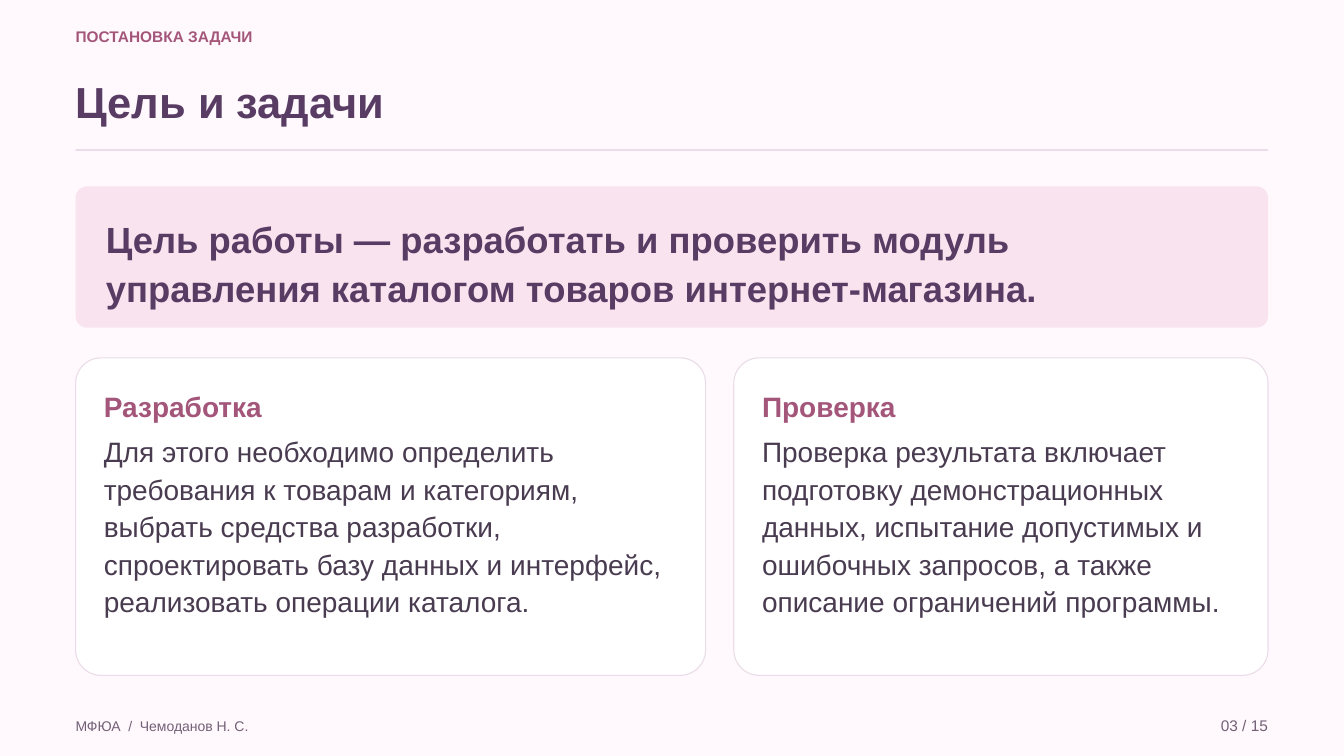
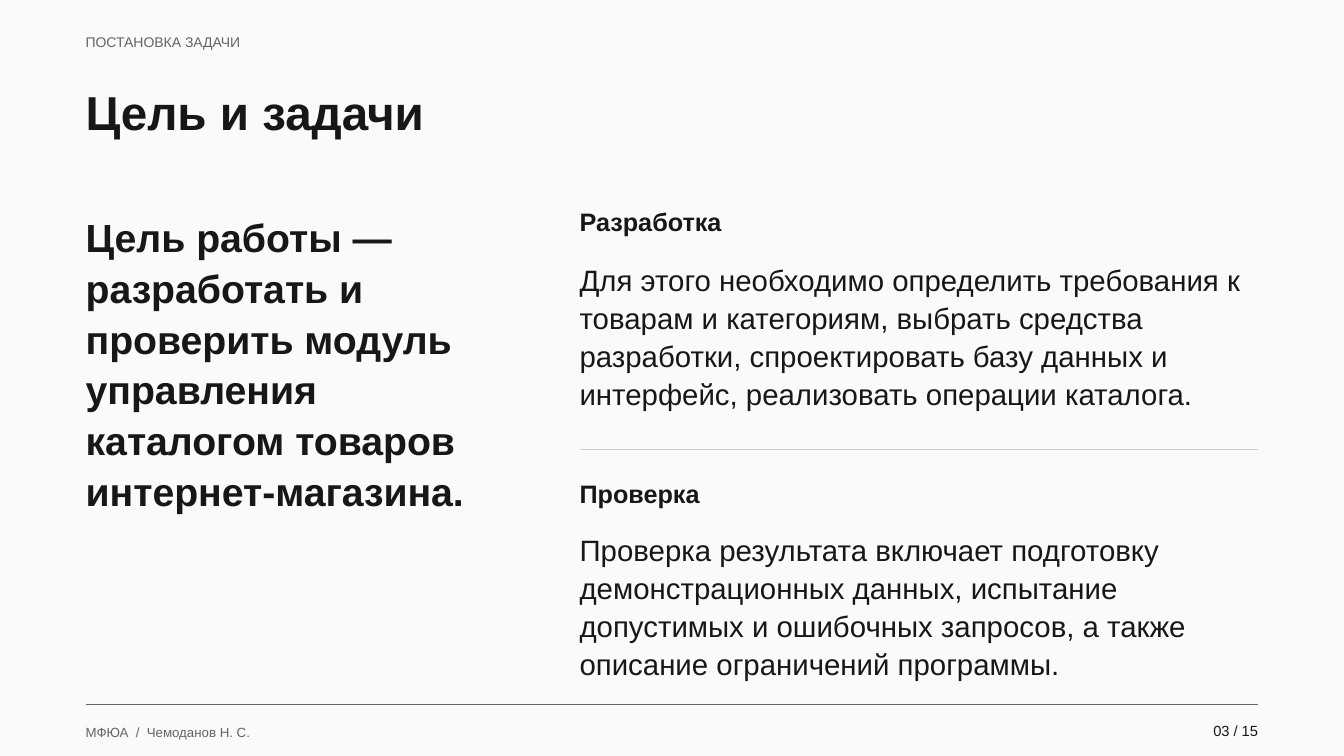
Before and after one commit to Koryza/kyyyyyrsach, a slide deck: slide 3 of docs/defense/catalog_defense.pptx. Drawn at 1344x756 pixels with LibreOffice and Linux fonts; fonts in the diff are those of the drawing. Boxes give left, top, right and bottom in pixels: in the first picture for what was removed or moved away, otherwise in the second. Text is boxed around its words. In the diff, an @@ line names an element or a change of style, - is before the commit and + after.

```diff
--- a/docs/defense/catalog_defense.pptx
+++ b/docs/defense/catalog_defense.pptx
@@ background #FFF8FC to #FAFAF9 @@
@@ text "ПОСТАНОВКА ЗАДАЧИ": place and size @@
-text "ПОСТАНОВКА ЗАДАЧИ" at (76,31,252,45)
+text "ПОСТАНОВКА ЗАДАЧИ" at (86,37,240,50)
@@ text "ПОСТАНОВКА ЗАДАЧИ" at (86,37,240,50): size 11 to 10 pt, text colour #A3567A to #646464, bold off; line spacing 1.12 to 1.08; less space between paragraphs @@
@@ text "Цель и задачи": place and size @@
-text "Цель и задачи" at (76,88,384,126)
+text "Цель и задачи" at (86,97,424,140)
@@ text "Цель и задачи" at (86,97,424,140): size 31 to 34 pt, text colour #583C64 to #171717; line spacing 1.12 to 1.08; less space between paragraphs @@
@@ rectangle removed at (76,149,1268,151) @@
@@ rounded rectangle removed at (76,187,1268,328) @@
@@ text "Разработка" at (580,212,722,236): size 20 to 18 pt, text colour #A3567A to #171717; line spacing 1.12 to 1.08; less space between paragraphs @@
@@ text "Разработка": place and size @@
-text "Разработка" at (104,396,262,422)
+text "Разработка" at (580,212,722,236)
@@ text "Цель работы — разработать и ...": place and size @@
-text "Цель работы — разработать и ..." at (106,226,1037,309)
+text "Цель работы — разработать и ..." at (86,223,464,514)
@@ text "Цель работы — разработать и ..." at (86,223,464,514): size 26 to 28 pt, text colour #583C64 to #171717; line spacing 1.12 to 1.08; less space between paragraphs @@
@@ text "Для этого необходимо определить требования ..." at (580,269,1240,411): size 20 to 21 pt, text colour #493B50 to #171717; line spacing 1.12 to 1.08; less space between paragraphs @@
@@ text "Для этого необходимо определить требования ...": place and size @@
-text "Для этого необходимо определить требования ..." at (104,441,661,618)
+text "Для этого необходимо определить требования ..." at (580,269,1240,411)
@@ rounded rectangle removed at (76,358,706,676) @@
@@ rounded rectangle removed at (734,358,1268,676) @@
@@ text "Проверка": place and size @@
-text "Проверка" at (762,397,896,422)
+text "Проверка" at (580,485,700,509)
@@ text "Проверка" at (580,485,700,509): size 20 to 18 pt, text colour #A3567A to #171717; line spacing 1.12 to 1.08; less space between paragraphs @@
@@ line added from (580, 450) to (1258, 450), #CECECA 0.7 pt @@
@@ text "Проверка результата включает подготовку демонстрационных ...": place and size @@
-text "Проверка результата включает подготовку демонстрационных ..." at (762,442,1219,618)
+text "Проверка результата включает подготовку демонстрационных ..." at (580,540,1185,681)
@@ text "Проверка результата включает подготовку демонстрационных ..." at (580,540,1185,681): size 20 to 21 pt, text colour #493B50 to #171717; line spacing 1.12 to 1.08; less space between paragraphs @@
@@ line added from (86, 705) to (1258, 705), #646464 0.7 pt @@
@@ text "МФЮА / Чемоданов Н. С.": place and size @@
-text "МФЮА / Чемоданов Н. С." at (76,721,248,734)
+text "МФЮА / Чемоданов Н. С." at (86,728,250,740)
@@ text "МФЮА / Чемоданов Н. С." at (86,728,250,740): size 10 to 9.5 pt, text colour #726078 to #646464; line spacing 1.12 to 1.08; less space between paragraphs @@
@@ text "03 / 15": place and size @@
-text "03 / 15" at (1221,720,1268,731)
+text "03 / 15" at (1213,725,1258,736)
@@ text "03 / 15" at (1213,725,1258,736): size 11 to 10.5 pt, text colour #726078 to #171717; line spacing 1.12 to 1.08; less space between paragraphs @@
```
Also in this commit, not shown: 14 other slides changed, 9 other files.
